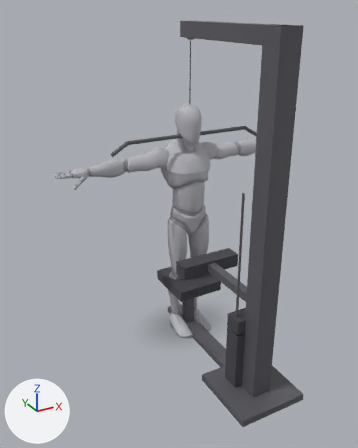
The glTF model app/src/main/assets/mannequins/close_grip_lat_pulldown.glb: old version first, new version second.
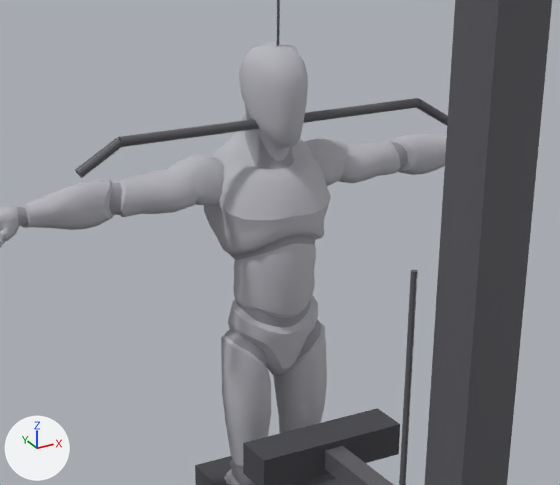
Each version is shown whole from a 50 mm lens placed at (-1.75, -3.05, 2.46), pointed at (-0.24, -0.3, 1.08), then close up on the part from 22% to 84% of the width and 19% to 62% of the height. Lighting does not change. The marker at lower left points along +X, +Y and +Z. The last two pictures show the newer version. Where no turn or scale is listed for an object, it has been applied to the vertices.

The first close-up shows 'body', 'body_1', 'cable_0', 'cable_14', 'cable_3', 'cable_6', 'cable_7', 'cable_handle_0', 'cable_handle_1', 'cable_handle_2' and 1 more.
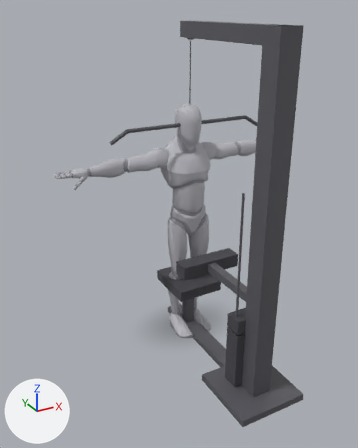
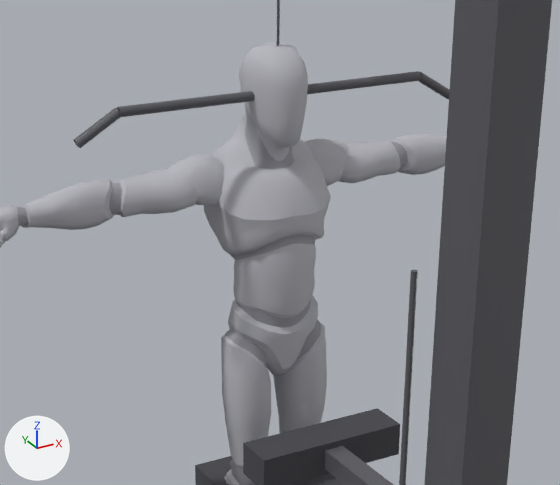
Where the change shows, as pixel boxes (x1, y1, x2, y2) in the close-ups (560 x 485 px):
'cable_handle_0', moved: before (118, 98, 420, 147); after (117, 71, 421, 117)
'cable_handle_1', moved: before (75, 138, 122, 178); after (73, 108, 121, 148)
'cable_handle_2', moved: before (417, 98, 448, 126); after (418, 72, 450, 100)

The change, as a diff of the scene's bpy script:
```diff
--- a/app/src/main/assets/mannequins/close_grip_lat_pulldown.glb.py
+++ b/app/src/main/assets/mannequins/close_grip_lat_pulldown.glb.py
@@ ob_cable_handle_0 @@
 ob_cable_handle_0 = bpy.data.objects.new('cable_handle_0', me_mesh_18)
-ob_cable_handle_0.location = (0.0, -0.02, 1.617)
+ob_cable_handle_0.location = (0.0, -0.02, 1.697)
@@ ob_cable_handle_1 @@
 ob_cable_handle_1 = bpy.data.objects.new('cable_handle_1', me_mesh_19)
-ob_cable_handle_1.location = (-0.54, -0.02, 1.582)
+ob_cable_handle_1.location = (-0.54, -0.02, 1.662)
@@ ob_cable_handle_2 @@
 ob_cable_handle_2 = bpy.data.objects.new('cable_handle_2', me_mesh_20)
-ob_cable_handle_2.location = (0.54, -0.02, 1.582)
+ob_cable_handle_2.location = (0.54, -0.02, 1.662)
```
